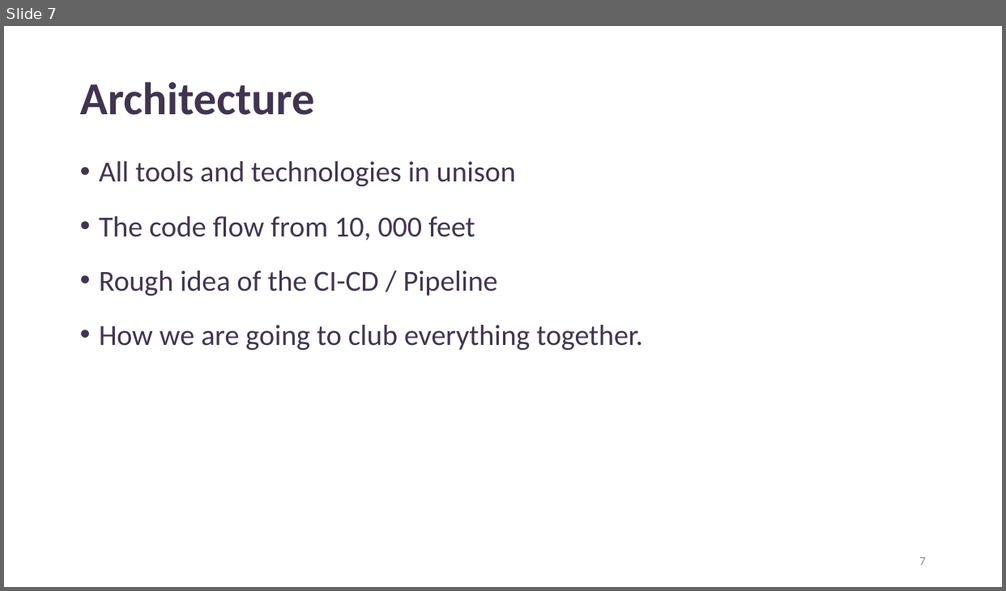
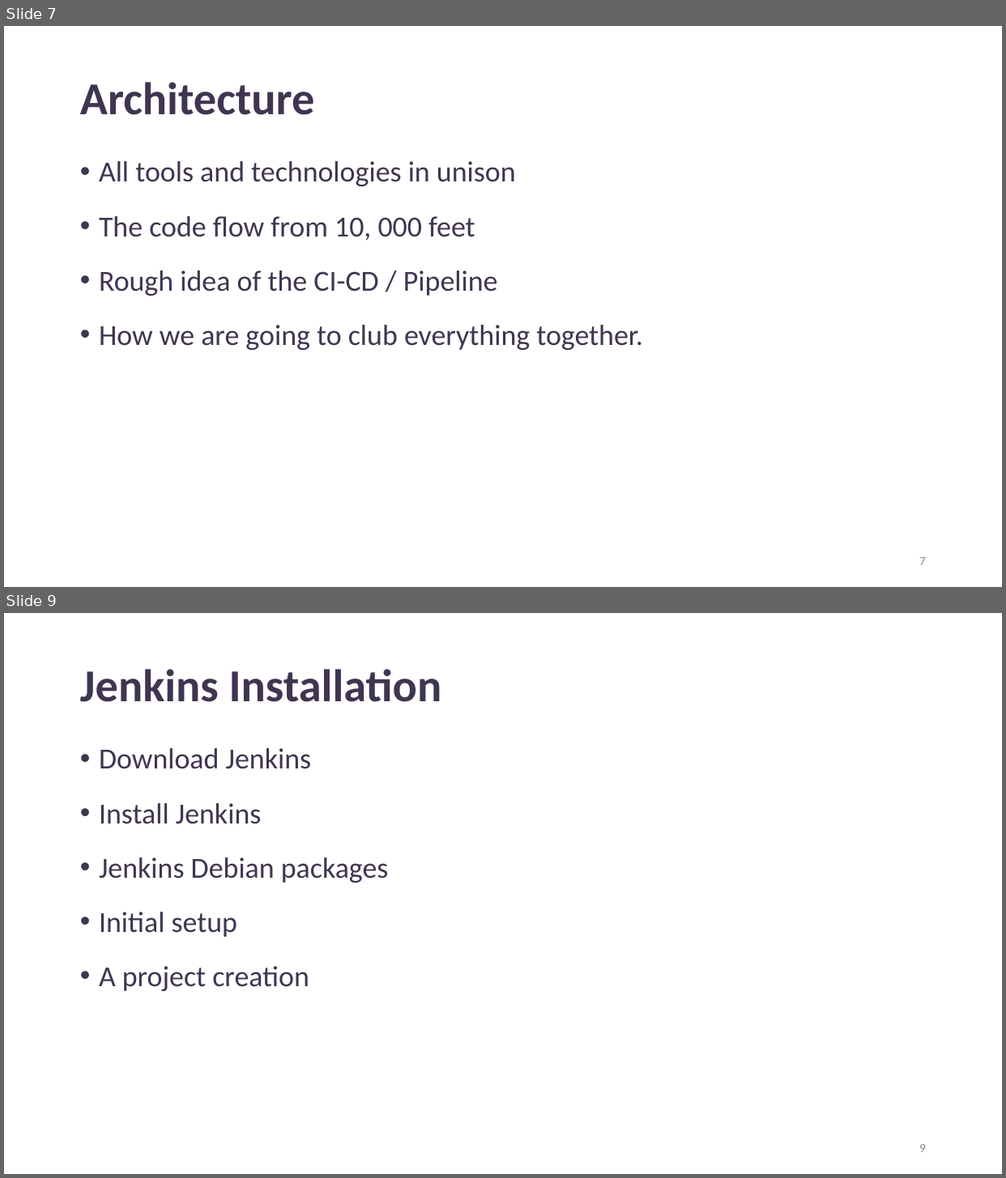
Before and after one commit to logicopslab/DevSecOps_Project, a slide deck: DevSecOps V1.1.pptx. Shown one above the other, each under a label of ours: slide 7 before the commit, slides 7 and 9 after it; the slides between them are not shown. The pictures are 1006x591 and 1006x1178 pixels, drawn with LibreOffice and Linux fonts; fonts in the diff are those of the drawing. Boxes give left, top, right and bottom in pixels: in the first picture for what was removed or moved away, otherwise in the second. Text is boxed around its words. In the diff, an @@ line names an element or a change of style, - is before the commit and + after.

Commit message:
Adding project files

```diff
--- a/DevSecOps V1.1.pptx
+++ b/DevSecOps V1.1.pptx
@@ slide 9 added at bbox=[4, 613, 1002, 1174], background #FFFFFF @@
@@ title added at bbox=[80, 669, 442, 702], 44 pt, text #403551, bold @@
+Jenkins Installation
@@ text added at bbox=[99, 748, 389, 991], 28 pt, text #403551 @@
+• Download Jenkins
+• Install Jenkins
+• Jenkins Debian packages
+• Initial setup
+• A project creation
@@ page number added at bbox=[919, 1144, 926, 1152], 12 pt, text #848B98 @@
+9
```
Also in this commit, not shown: 1 slide changed, 12 other files.
